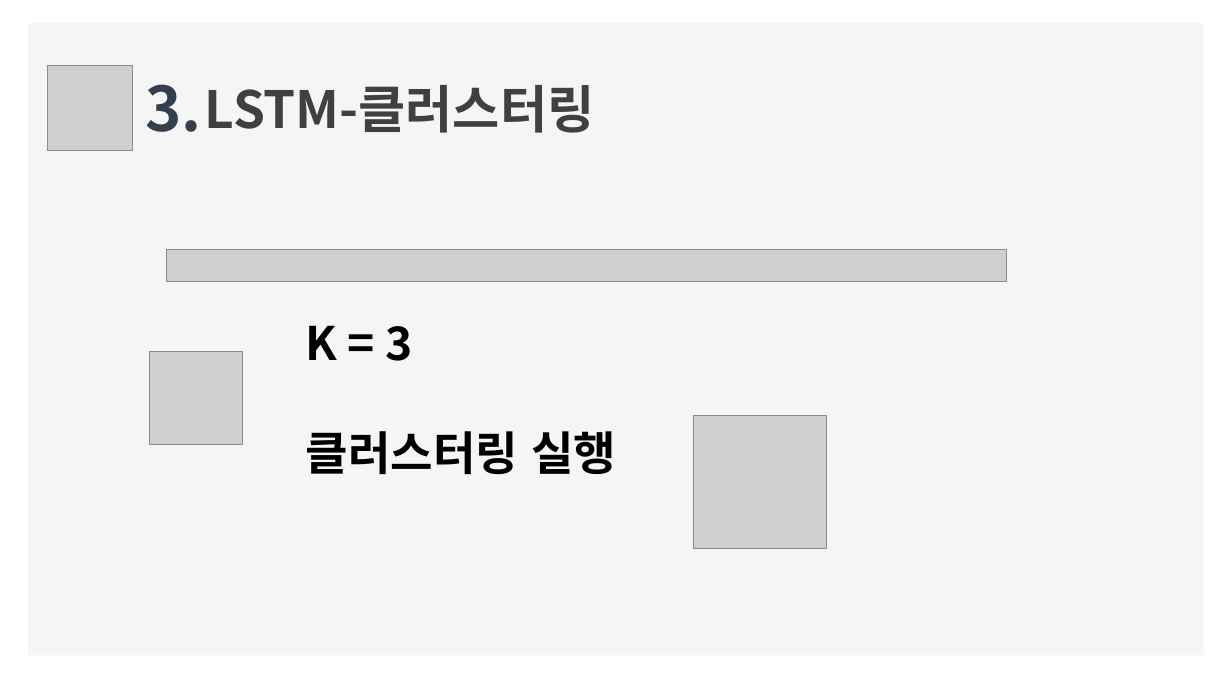
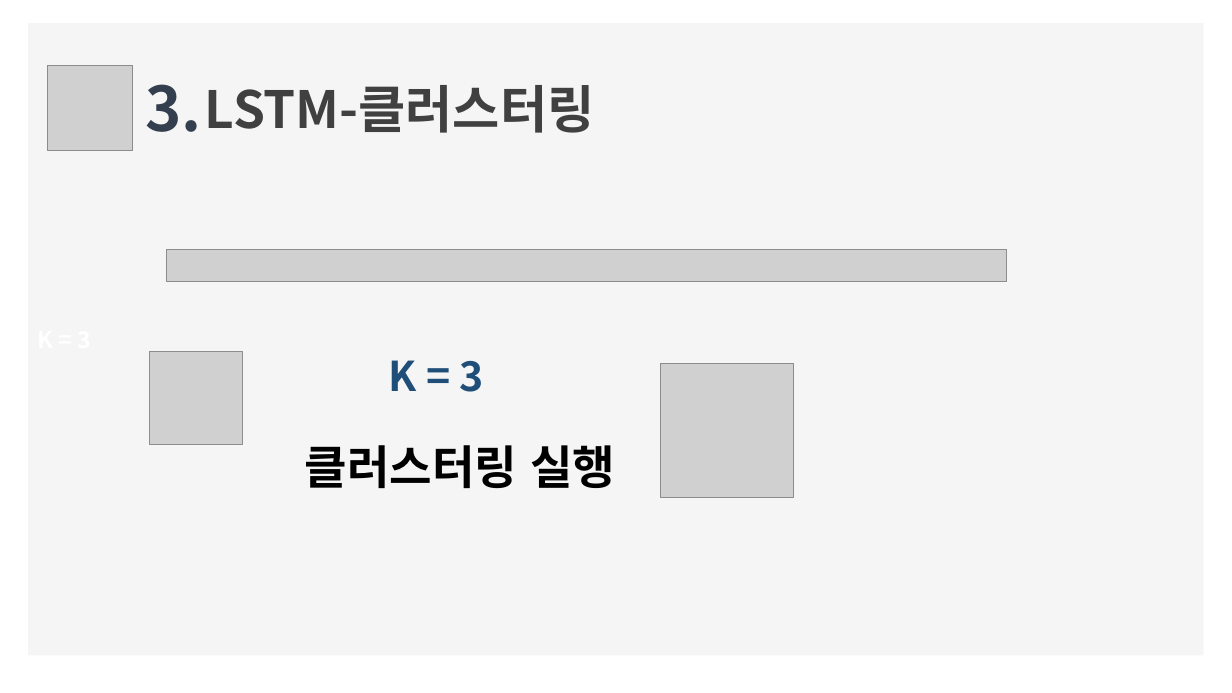
Before and after one commit to squirrelabbit/TIL, a slide deck: slide 15 of 퐈날프로젝트/경기도 부동산프로젝트.pptx. Drawn at 1232x693 pixels with LibreOffice and Linux fonts; fonts in the diff are those of the drawing; grey boxes stand for pictures. Boxes give left, top, right and bottom in pixels: in the first picture for what was removed or moved away, otherwise in the second. Text is boxed around its words. In the diff, an @@ line names an element or a change of style, - is before the commit and + after.

```diff
--- a/퐈날프로젝트/경기도 부동산프로젝트.pptx
+++ b/퐈날프로젝트/경기도 부동산프로젝트.pptx
@@ text at box(306, 325, 413, 361): paragraph removed @@
-K = 3
@@ text added at box(389, 360, 484, 392), 32 pt, text #1F4E79, bold @@
+K = 3
@@ picture: place and size @@
-picture at box(693, 415, 826, 548)
+picture at box(661, 364, 794, 497)
@@ text "클러스터링 실행": place and size @@
-text "클러스터링 실행" at box(306, 325, 616, 474)
+text "클러스터링 실행" at box(305, 445, 615, 488)
```
Also in this commit, not shown: 16 other slides changed, 5 slides added, 7 slides removed, 14 other files.
